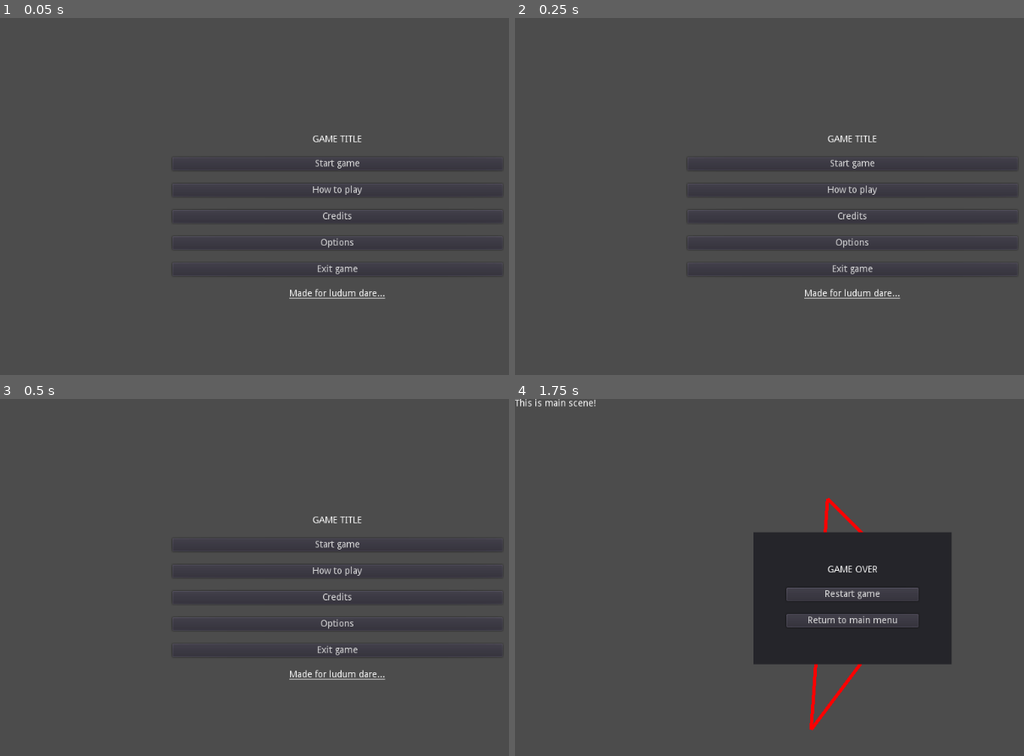
Above: before the commit, frames 1-4 (two rows, left to right).
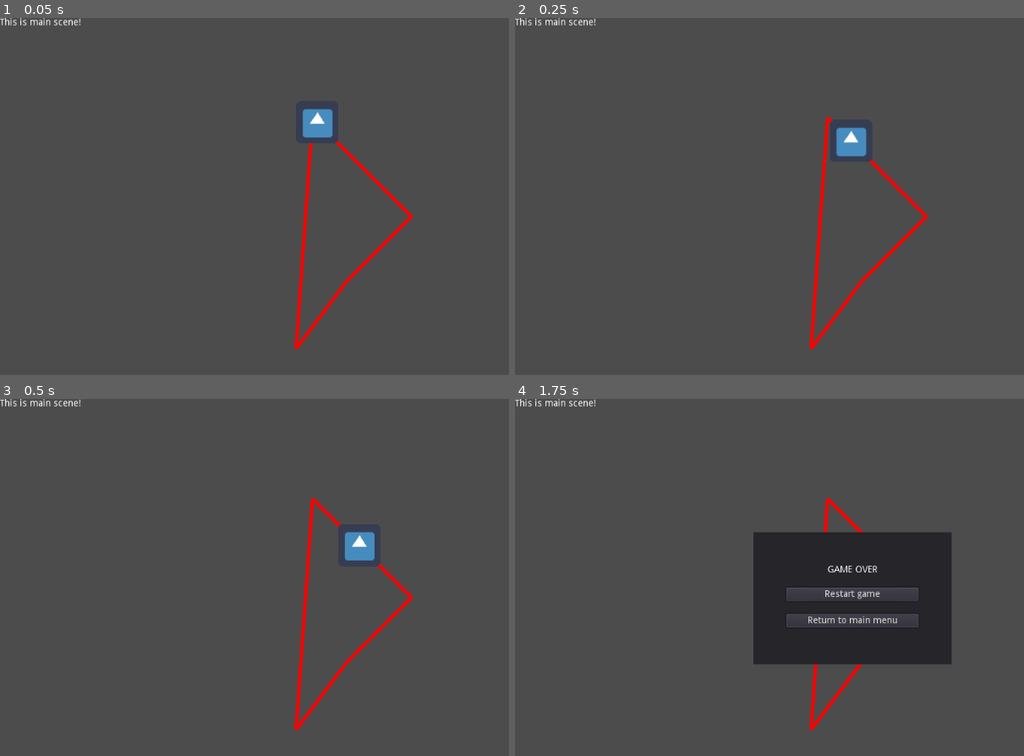
Above: after the commit, the same moments.

Repository: moisesjbc/ufo-taxi
Game: Godot game, scene res://main/main.tscn
Same seed, same stepped clock (60 frames per second), same inputs: the game is played once before the commit and once after it. Before the commit the project starts from res://menus/main_menu/main_menu.tscn. The engine's default icon, where the game draws it, is replaced by a stand-in: a white triangle on a blue panel in a dark square.
Inputs (mouse positions are in pixels of both pictures, inside the frame that each line leads up to):
- Up to frame 1 (0.05 s): no input
- Up to frame 2 (0.25 s): no input
- Up to frame 3 (0.5 s): no input
- Up to frame 4 (1.75 s): click (850, 545) at 0.5 s, where only the run before the commit has a clickable "Start game"; move the mouse to (1003, 577) at 1.27 s; hold Up (ui_up) from 1.28 s (still down); click (1003, 577) at 1.42 s

The runs differ from the first frame. In frame 1, 2.3% of the frame differs, in the area x 0-82%, y 0-93%; in frame 2, 2.3%; in frame 3, 2.3%; in frame 4, nothing differs.

Commit message:
Added node selection

Diff:
--- a/godot-project/gameplay/railtrack/railtrack.gd
+++ b/godot-project/gameplay/railtrack/railtrack.gd
@@ -9,7 +9,65 @@
 	Vector2(125, 500)
 ]
 
+var current_state = null
+var current_node = null
+
+func _ready():
+	change_state("selection")
+
+func change_state(new_state_name):
+	current_state = $states.get_node(new_state_name)
+	current_state.railtrack = self
+	if current_state.has_method('start'):
+		current_state.start()
+
+func _physics_process(delta):
+	if current_state.has_method('process'):
+		current_state.process(delta)
+
+func _input(event):
+	if current_state.has_method('input'):
+		current_state.input(event)
+
 func _draw():
-	for i in range(len(nodes) - 1):
-		draw_line(nodes[i], nodes[i+1], Color.red, 5)
-	draw_line(nodes[len(nodes) - 1], nodes[0], Color.red, 5)
+	if current_state.has_method('draw'):
+		current_state.draw()
+	else:
+		for i in range(len(nodes) - 1):
+			draw_line(nodes[i], nodes[i+1], Color.red, 5)
+		draw_line(nodes[len(nodes) - 1], nodes[0], Color.red, 5)
+
+		if current_node != null:
+			draw_circle(nodes[current_node], 10, Color.blue)
+
+func get_closest_node_and_edge(mouse_position):
+	var closest_node_index = 0
+	var closest_distance = nodes[closest_node_index].distance_to(mouse_position)
+	for i in range(1, len(nodes)):
+		var new_distance = nodes[i].distance_to(mouse_position)
+		if new_distance < closest_distance:
+			closest_node_index = i
+			closest_distance = new_distance
+
+	return [closest_node_index, null]
+
+func get_previous_index(current_index):
+	if current_index > 0:
+		current_index = current_index - 1
+	else:
+		current_index = len(nodes) - 1
+
+func get_next_index(current_index):
+	if current_index < len(nodes) - 1:
+		current_index = current_index + 1
+	else:
+		current_index = 0
+
+func highlight_node(node_index):
+	if node_index != current_node:
+		current_node = node_index
+	update()
+
+func select_current_node():
+	if current_node != null:
+		print("Selected!")
--- a/godot-project/gameplay/railtrack/railtrack.tscn
+++ b/godot-project/gameplay/railtrack/railtrack.tscn
@@ -1,6 +1,12 @@
-[gd_scene load_steps=2 format=2]
+[gd_scene load_steps=3 format=2]
 
 [ext_resource path="res://gameplay/railtrack/railtrack.gd" type="Script" id=1]
+[ext_resource path="res://gameplay/railtrack/states/selection.gd" type="Script" id=2]
 
 [node name="railtrack" type="Node2D"]
 script = ExtResource( 1 )
+
+[node name="states" type="Node" parent="."]
+
+[node name="selection" type="Node" parent="states"]
+script = ExtResource( 2 )
--- /dev/null
+++ b/godot-project/gameplay/railtrack/states/selection.gd
@@ -0,0 +1,20 @@
+extends Node
+
+var railtrack = null
+export var node_selection_distance: int = 50
+
+func input(event):
+	if event is InputEventMouseMotion:
+		var mouse_position = railtrack.to_local(event.position)
+		var result = railtrack.get_closest_node_and_edge(mouse_position)
+		if result:
+			var node_index = result[0]
+			var edge_index = result[1]
+
+			var node_position = railtrack.nodes[node_index]
+			if mouse_position.distance_to(node_position) < node_selection_distance:
+				railtrack.highlight_node(node_index)
+			else:
+				railtrack.highlight_node(null)
+	elif event is InputEventMouseButton and event.button_index == BUTTON_LEFT and railtrack.current_node != null:
+			railtrack.select_current_node()
--- a/godot-project/project.godot
+++ b/godot-project/project.godot
@@ -16,7 +16,7 @@
 [application]
 
 config/name="godot-project"
-run/main_scene="res://menus/main_menu/main_menu.tscn"
+run/main_scene="res://main/main.tscn"
 config/icon="res://icon.png"
 
 [autoload]
